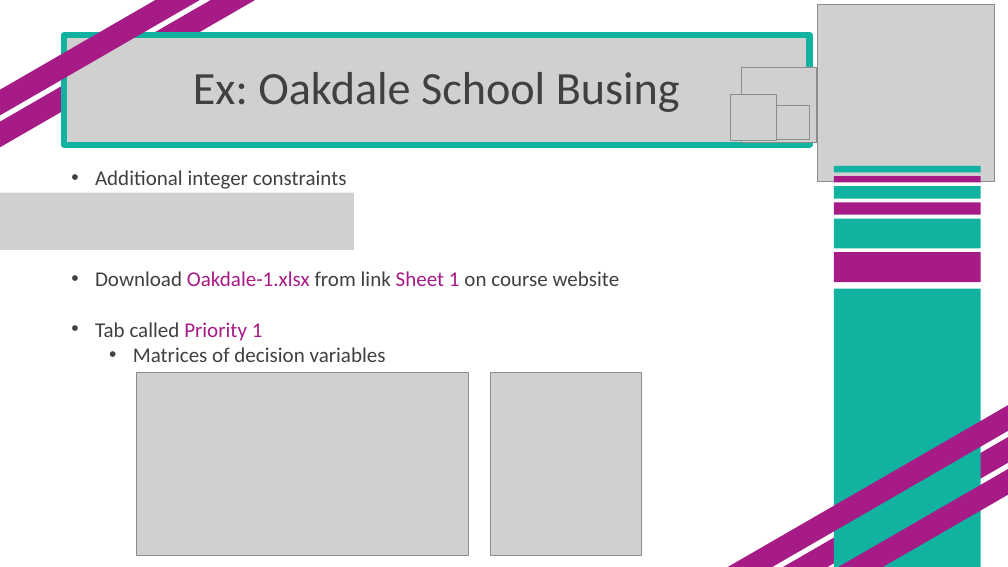
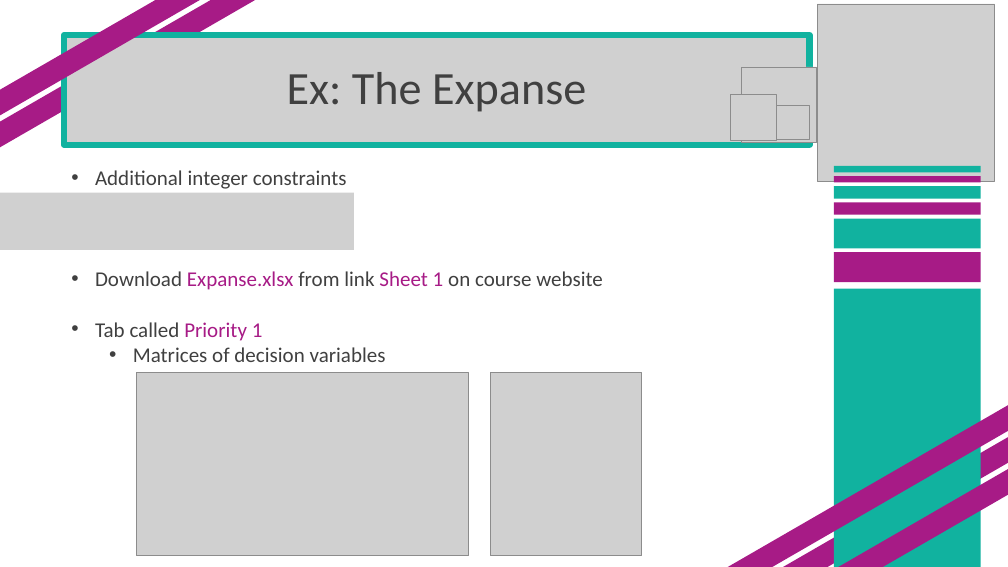
Before and after one commit to SuperMarioGiacomazzo/STOR305_WEBSITE, a slide deck: slide 10 of Lectures/Lecture 17/Lecture 17.pptx. Drawn at 1008x567 pixels with LibreOffice and Linux fonts; fonts in the diff are those of the drawing; grey boxes stand for pictures. Boxes give left, top, right and bottom in pixels: in the first picture for what was removed or moved away, otherwise in the second. Text is boxed around its words. In the diff, an @@ line names an element or a change of style, - is before the commit and + after.

```diff
--- a/Lectures/Lecture 17/Lecture 17.pptx
+++ b/Lectures/Lecture 17/Lecture 17.pptx
@@ title at (287,72,586,112): text changed @@
-Ex: Oakdale School Busing
+Ex: The Expanse
@@ text at (95,271,603,290): text changed @@
-• Download Oakdale-1.xlsx from link Sheet 1 on course website
+• Download Expanse.xlsx from link Sheet 1 on course website
```
Also in this commit, not shown: 16 other slides changed, 6 other files.
